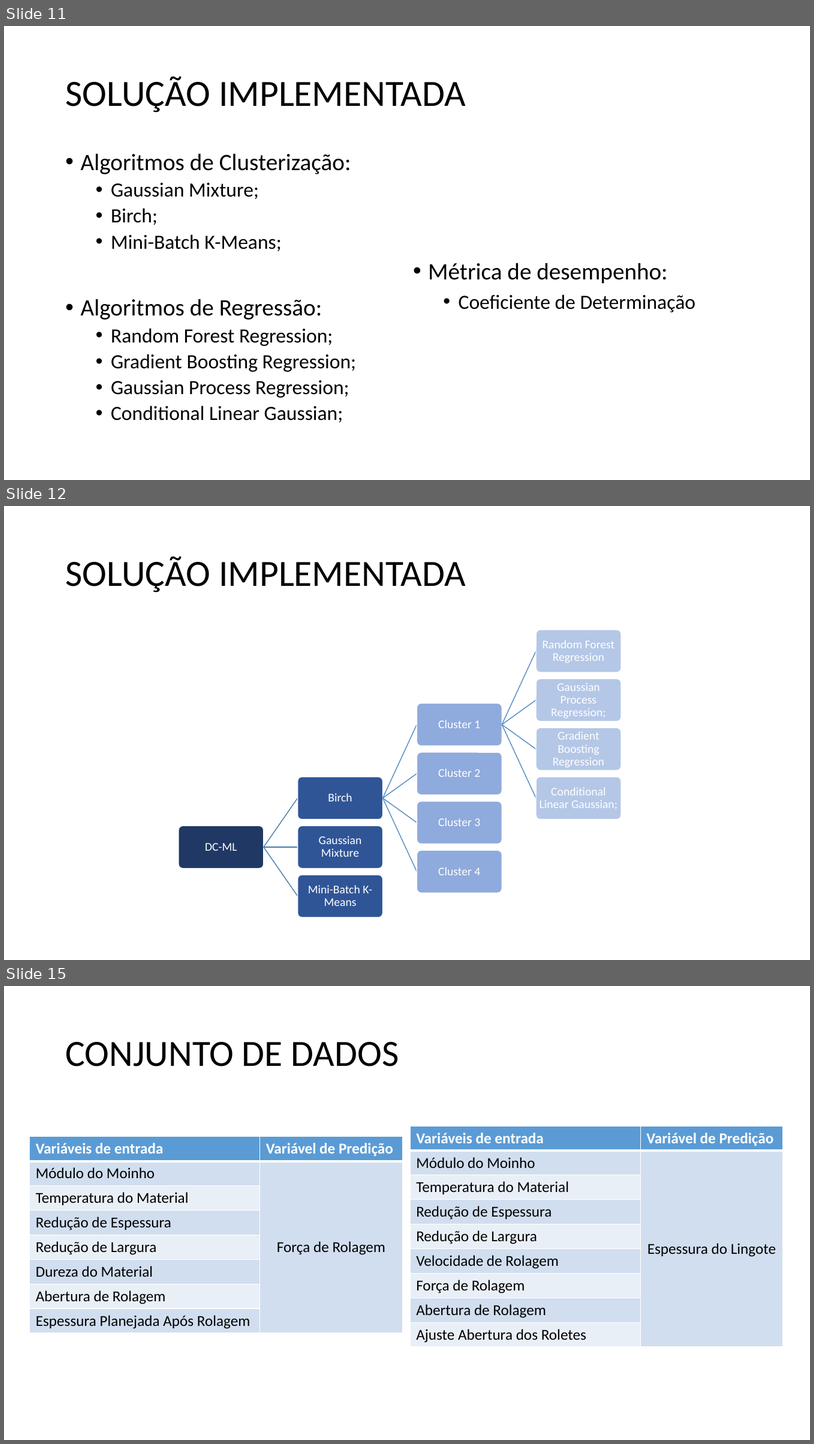
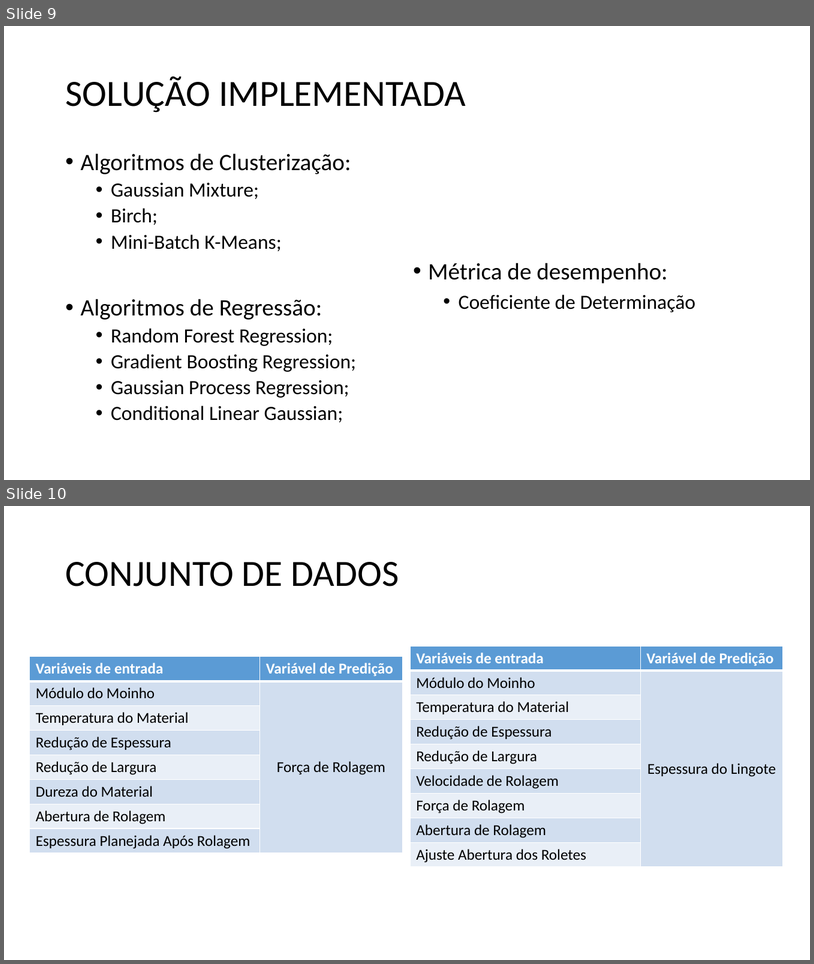
Before and after one commit to JoaoMagPaiva/joaopaiva-857-tp555, a slide deck: Projeto/DC-ML aplicado a predição de variáveis de manufatura.pptx. Shown one above the other, each under a label of ours: slides 11, 12 and 15 before the commit, slides 9 and 10 after it; the slides between them are not shown. The pictures are 814x1444 and 814x964 pixels, drawn with LibreOffice and Linux fonts; fonts in the diff are those of the drawing. Boxes give left, top, right and bottom in pixels: in the first picture for what was removed or moved away, otherwise in the second. Text is boxed around its words. In the diff, an @@ line names an element or a change of style, - is before the commit and + after.

```diff
--- a/Projeto/DC-ML aplicado a predição de variáveis de manufatura.pptx
+++ b/Projeto/DC-ML aplicado a predição de variáveis de manufatura.pptx
@@ slide 12 removed at [4,506,810,960], background #FFFFFF @@
@@ title removed at [65,556,466,592] @@
-SOLUÇÃO IMPLEMENTADA
@@ group removed at [179,630,621,917]: 12 rounded rectangles, 12 texts, 11 freeform shapes @@
-DC-ML
-Birch
-Cluster 1
-Random Forest Regression
-Gaussian Process Regression;
-Gradient Boosting Regression
-Conditional Linear Gaussian;
-Cluster 2
-Cluster 3
-Cluster 4
-Gaussian Mixture
-Mini-Batch K-Means
@@ what was slide 11 is now slide 9 @@
@@ what was slide 15 is now slide 10 @@
```
Also in this commit, not shown: 5 slides changed, 4 other slides removed.
